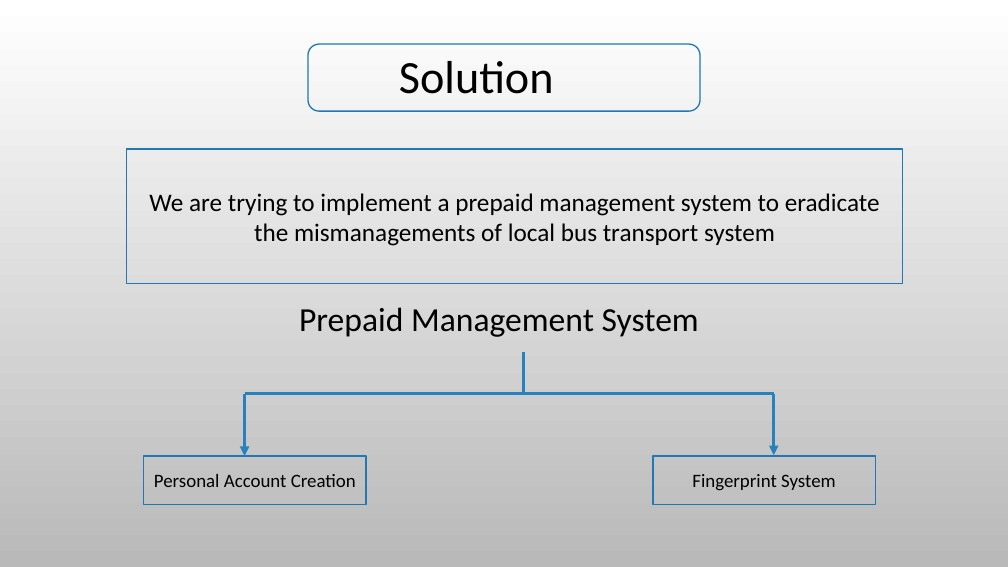
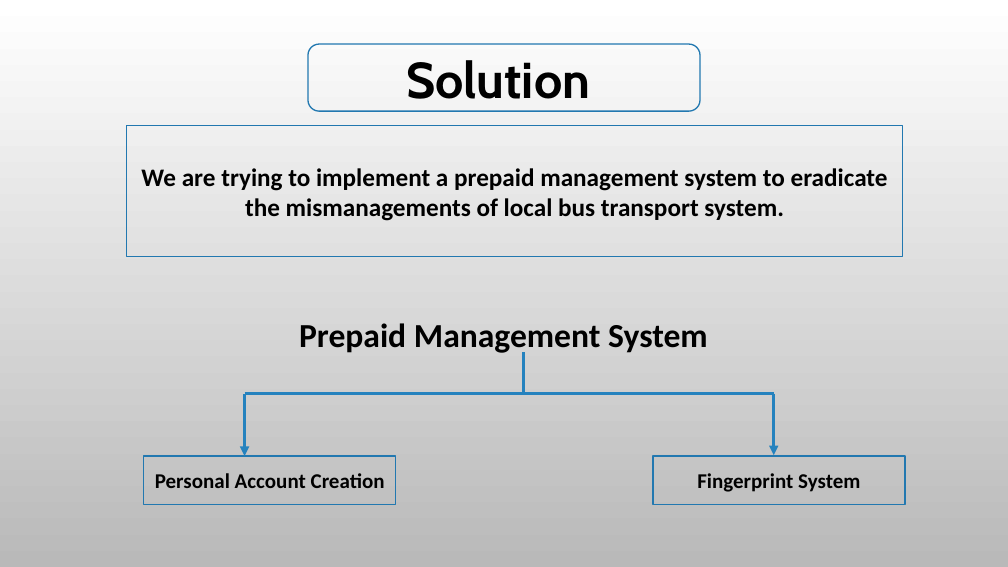
Before and after one commit to jubair172359/hacknsuseason4_TeamOyomoy, a slide deck: slide 5 of TeamOyomoy.pptx. Drawn at 1008x567 pixels with LibreOffice and Linux fonts; fonts in the diff are those of the drawing; background and template pictures are left out. Boxes give left, top, right and bottom in pixels: in the first picture for what was removed or moved away, otherwise in the second. Text is boxed around its words. In the diff, an @@ line names an element or a change of style, - is before the commit and + after.

```diff
--- a/TeamOyomoy.pptx
+++ b/TeamOyomoy.pptx
@@ text "Solution": place and size @@
-text "Solution" at [399, 61, 554, 94]
+text "Solution" at [406, 60, 590, 99]
@@ text "Solution" at [406, 60, 590, 99]: size 44 to 48 pt, font Calibri to Cabin, bold on; alignment left to centre @@
@@ rectangle "We are trying to implement ...": place and size @@
-rectangle "We are trying to implement ..." at [127, 149, 903, 284]
+rectangle "We are trying to implement ..." at [127, 126, 903, 256]
@@ text in rectangle at [141, 168, 888, 221]: text changed; bold on @@
-We are trying to implement a prepaid management system to eradicate the mismanagements of local bus transport system
+We are trying to implement a prepaid management system to eradicate the mismanagements of local bus transport system.
@@ text "Prepaid Management System": place and size @@
-text "Prepaid Management System" at [299, 307, 699, 337]
+text "Prepaid Management System" at [299, 323, 708, 356]
@@ text "Prepaid Management System" at [299, 323, 708, 356]: bold on @@
@@ rectangle "Personal Account Creation" at [144, 456, 395, 504]: size 18 to 20 pt, bold on @@
@@ rectangle "Personal Account Creation": place and size @@
-rectangle "Personal Account Creation" at [144, 456, 366, 504]
+rectangle "Personal Account Creation" at [144, 456, 395, 504]
@@ rectangle "Fingerprint System": place and size @@
-rectangle "Fingerprint System" at [653, 456, 876, 504]
+rectangle "Fingerprint System" at [653, 456, 905, 504]
@@ rectangle "Fingerprint System" at [653, 456, 905, 504]: size 18 to 20 pt, bold on @@
```
Also in this commit, not shown: 12 other slides changed.
